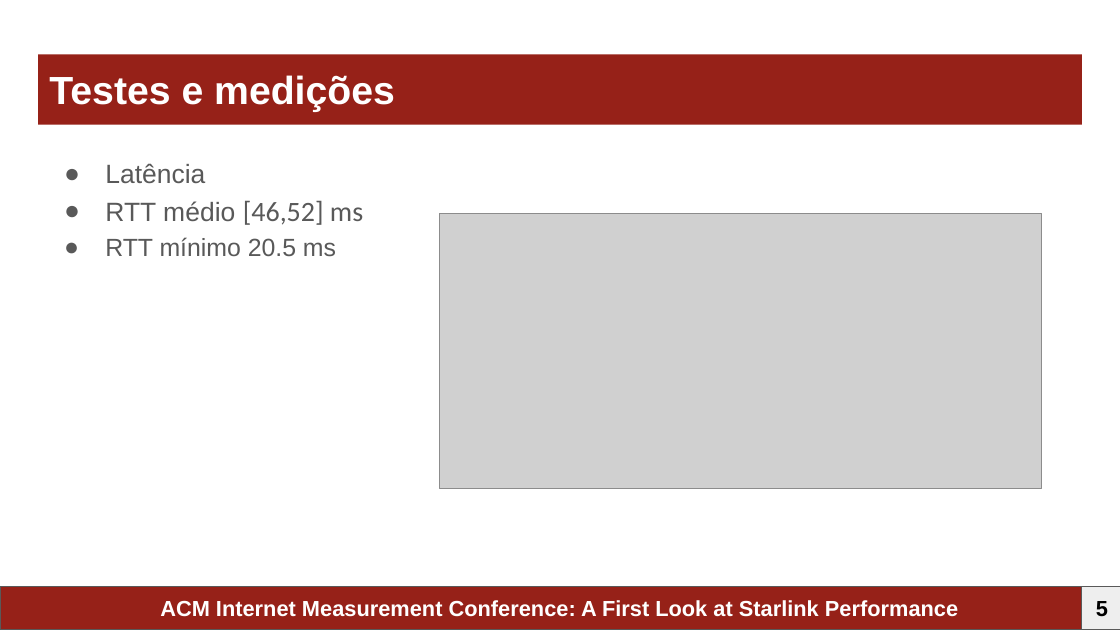
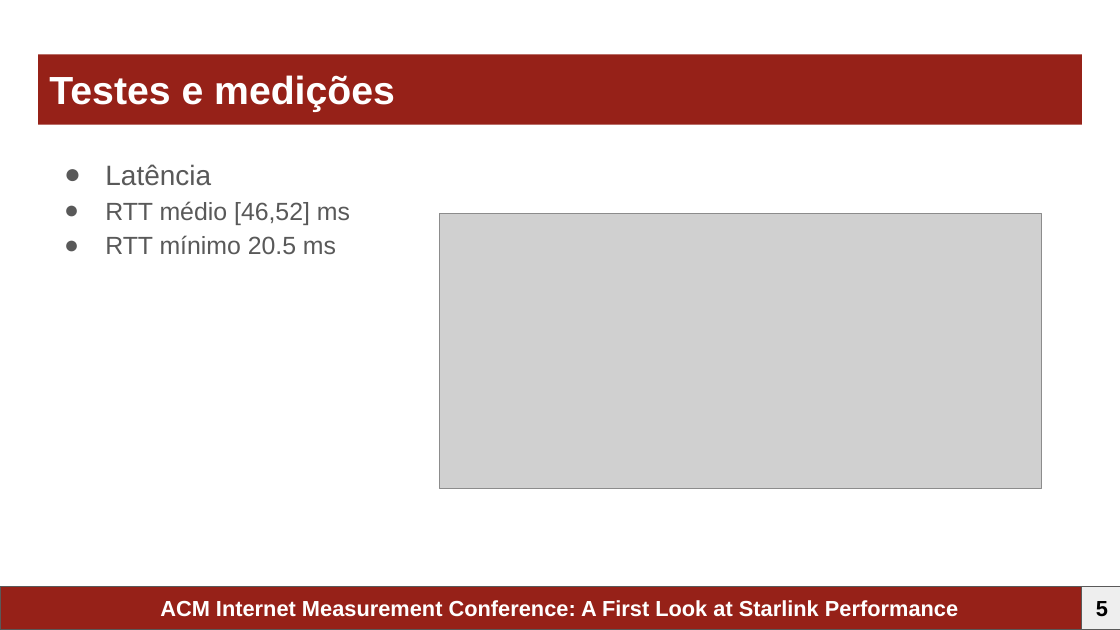
Before and after one commit to simaocunha71/qsi, a slide deck: slide 6 of tp1/QoSI-TP1-Apresentacao-G01.pptx. Drawn at 1120x630 pixels with LibreOffice and Linux fonts; fonts in the diff are those of the drawing; grey boxes stand for pictures. Boxes give left, top, right and bottom in pixels: in the first picture for what was removed or moved away, otherwise in the second. Text is boxed around its words. In the diff, an @@ line names an element or a change of style, - is before the commit and + after.

```diff
--- a/tp1/QoSI-TP1-Apresentacao-G01.pptx
+++ b/tp1/QoSI-TP1-Apresentacao-G01.pptx
@@ text at (x1=105, y1=164, x2=350, y2=225): size 17 to 18 pt in "Latência"; size 17 to 16 pt in "RTT médio"; size 18 to 16 pt, font Calibri to Arial in "[46,52] ms" @@
```
